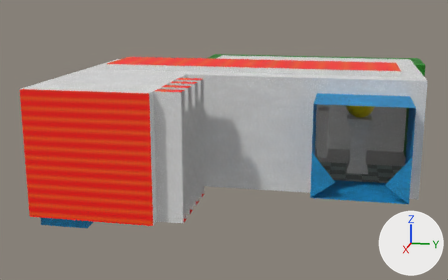
The COLLADA model data/scenes/koupelna/koupelna4-windows.dae, before and after one commit.
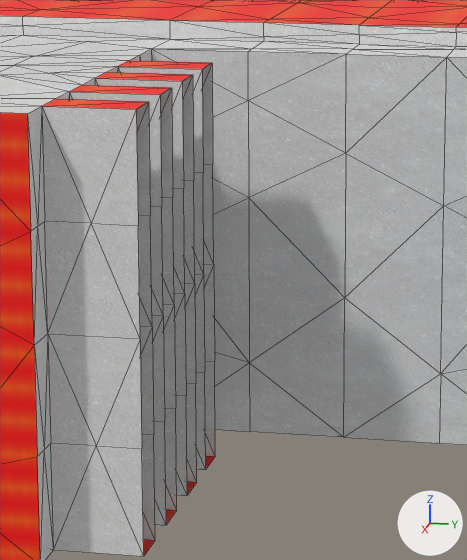
Old and new are each drawn whole from a 50 mm camera at (13.13, 3.5, 4.4) aimed at (-0.71, 0.73, 0.94) and again close up on the part from 32% to 62% of the width and 21% to 80% of the height. The lights are fixed; the arrows at lower right show +X, +Y and +Z. The close-ups show mesh edges as thin lines. Where no turn or scale is listed for an object, it has been applied to the vertices. Vertices at the same position are counted once.

Objects in the first close-up: 'steny'.
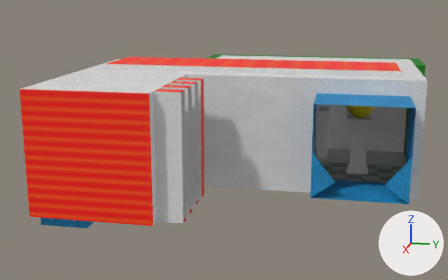
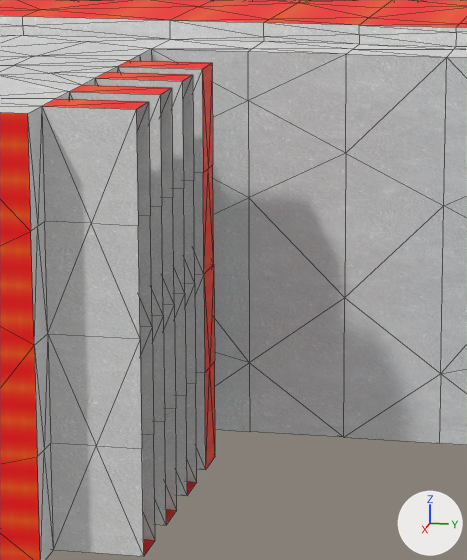
Where the change shows, as pixel boxes (x1, y1, x2, y2) in the close-ups (467 x 560 px):
part 1 of me_steny, added (red)
    after: (202, 63, 215, 469)

Edits to the bpy script that builds the scene:
```text
Change me_steny:
    used by ob_steny; location = (-1.322, 1.277, 0.0)
    remove me_steny.from_pydata(...)  # 671 vertices, 1258 faces; spans x -2.99..3.86, y -4.1..4.07, z -0.22..2.67
    add me_steny.from_pydata(...)  # 648 vertices, 1260 faces; spans x -2.99..3.86, y -4.1..4.07, z -0.22..2.67
    me_steny part 1
    2 vertices are added at (1.96, -0.74, 1.91), (1.96, -0.74, 0.64)
    12 new faces join them, mat_cervena (picture img_cervena_jpg)
```
